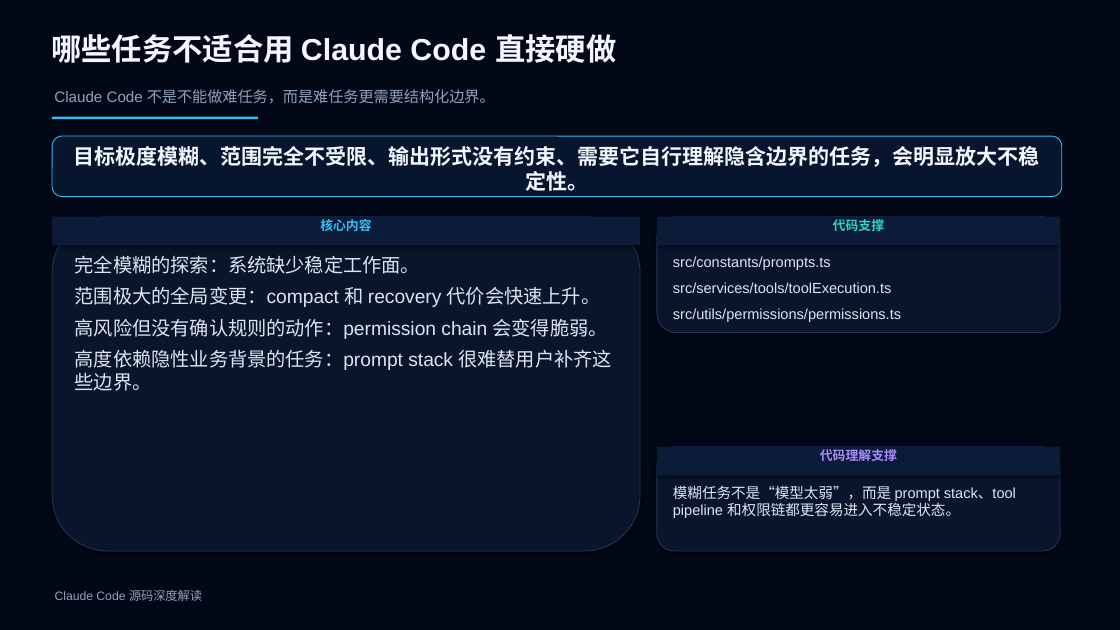
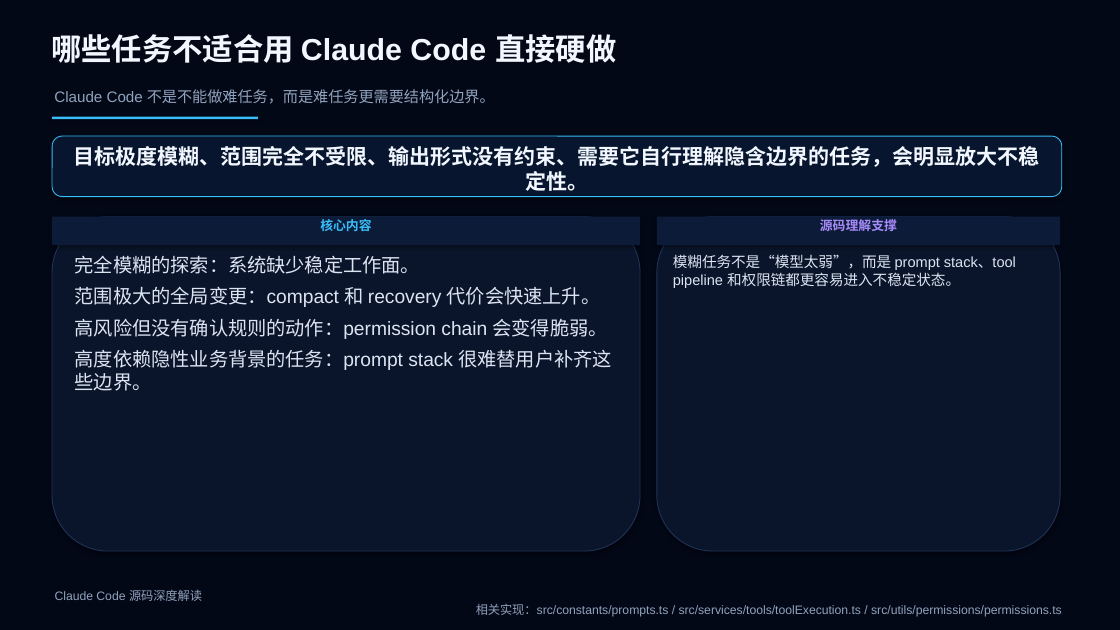
Before and after one commit to boboliu-1010/ccode, a slide deck: slide 22 of docs/zh/10-Claude Code 源码深度解读.pptx. Drawn at 1120x630 pixels with LibreOffice and Linux fonts; fonts in the diff are those of the drawing. Boxes give left, top, right and bottom in pixels: in the first picture for what was removed or moved away, otherwise in the second. Text is boxed around its words. In the diff, an @@ line names an element or a change of style, - is before the commit and + after.

```diff
--- a/docs/zh/10-Claude Code 源码深度解读.pptx
+++ b/docs/zh/10-Claude Code 源码深度解读.pptx
@@ rounded rectangle: place and size @@
-rounded rectangle at [657, 217, 1060, 333]
+rounded rectangle at [657, 217, 1060, 551]
@@ text in rectangle at [820, 219, 897, 231]: text changed; text colour #2DD4BF to #A78BFA @@
-代码支撑
+源码理解支撑
@@ text "模糊任务不是“模型太弱”，而是 prompt stack、tool pipeline 和权限链都更容易进入不稳定状态。": place and size @@
-text "模糊任务不是“模型太弱”，而是 prompt stack、tool pipeline 和权限链都更容易进入不稳定状态。" at [673, 485, 1016, 518]
+text "模糊任务不是“模型太弱”，而是 prompt stack、tool pipeline 和权限链都更容易进入不稳定状态。" at [673, 254, 1016, 288]
@@ text removed at [673, 256, 901, 322] @@
-src/constants/prompts.ts
-src/services/tools/toolExecution.ts
-src/utils/permissions/permissions.ts
@@ rounded rectangle removed at [657, 447, 1060, 551] @@
@@ rectangle removed at [657, 447, 1060, 476] @@
-代码理解支撑
@@ text at [476, 604, 1062, 617]: paragraph added @@
+相关实现：src/constants/prompts.ts / src/services/tools/toolExecution.ts / src/utils/permissions/permissions.ts
```
Also in this commit, not shown: 45 other slides changed, 1 other file.
